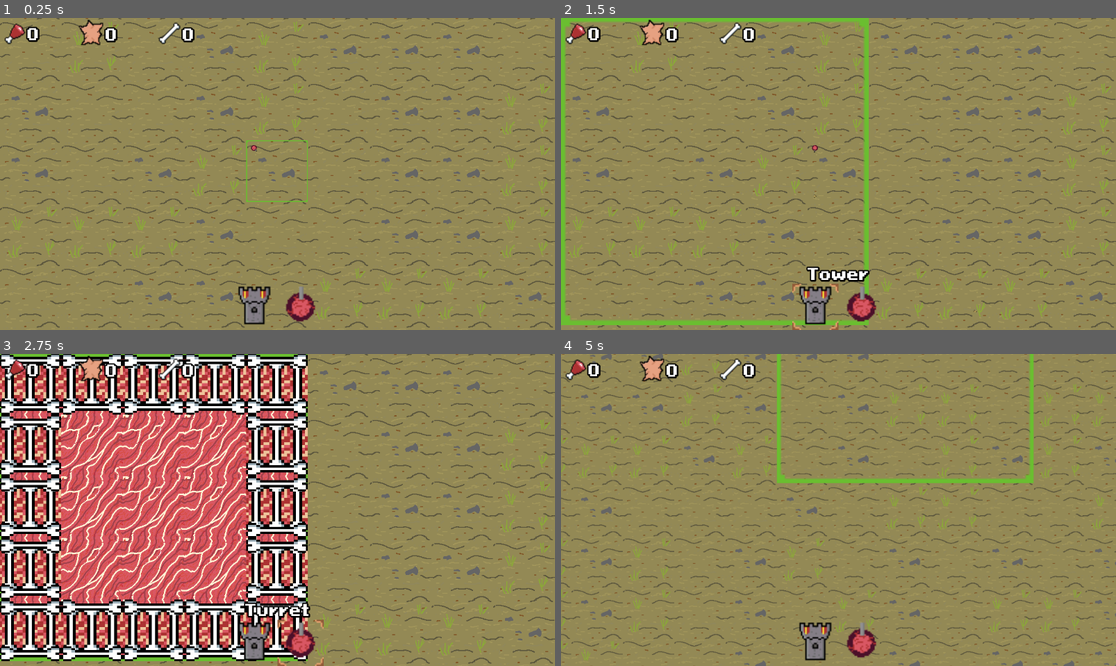
Above: before the commit, frames 1-4 (two rows, left to right).
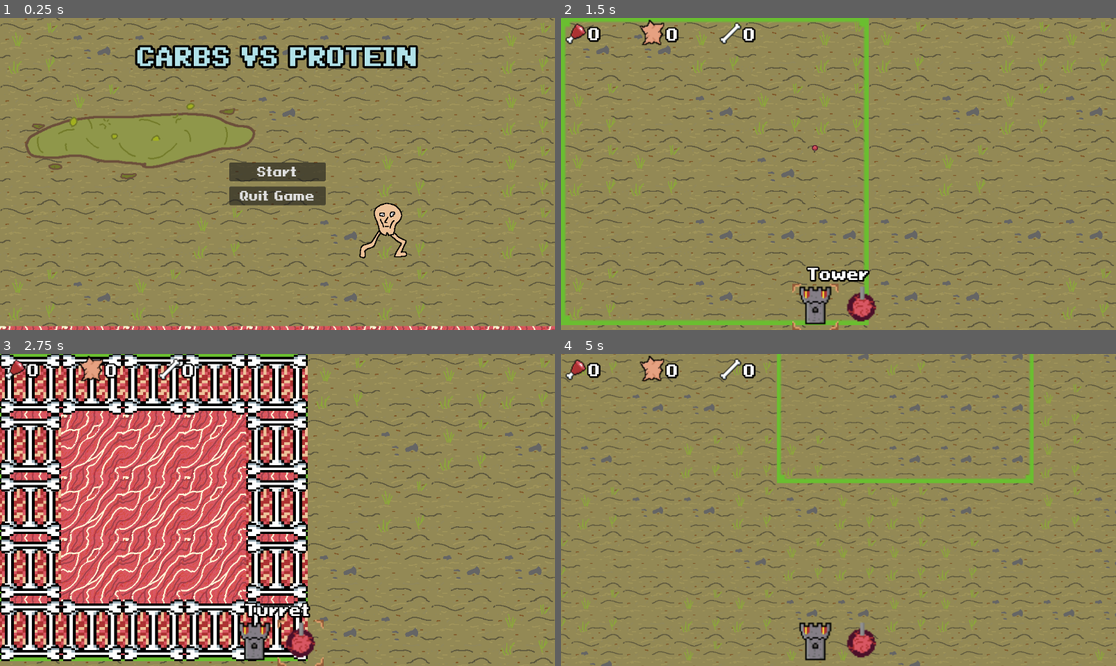
Above: after the commit, the same moments.

Repository: PhilipSBeck/Ludum-Dare-56
Game: Godot game, scene res://Levels/TitleScreen.tscn
The game is run twice, just before and just after one commit, with the same random seed, the same clock (stepped at 60 frames per second) and the same inputs. Before the commit the project starts from res://Levels/main.tscn.
Inputs (mouse positions are in pixels of both pictures, inside the frame that each line leads up to):
- Up to frame 1 (0.25 s): no input
- Up to frame 2 (1.5 s): click (838, 170) at 0.5 s, where only the run after the commit has a clickable "Start"; click (816, 308) at 1.25 s
- Up to frame 3 (2.75 s): click (299, 644) at 2 s
- Up to frame 4 (5 s): tap Enter at 2.75 s; move the mouse to (960, 494) at 2.77 s; hold Right (ui_right) 2.78-3.53 s; tap Mouse wheel down (WheelDown) at 2.85, 4.35 s; move the mouse to (727, 525) at 3.52 s; hold Down (ui_down) 3.53-4.28 s; tap Mouse wheel up (WheelUp) at 3.6 s; move the mouse to (894, 441) at 4.27 s; hold Right (ui_right) from 4.28 s (still down)

The runs differ from the first frame. In frame 1, 20% of the frame differs, in the area x 0-100%, y 0-100%; in frame 2, 3.1%; in frame 3, 1.6%; in frame 4, 2.7%.

Commit message:
Added spawning pool and set starting level to main menu

Diff:
--- a/Levels/TitleScreen.tscn
+++ b/Levels/TitleScreen.tscn
@@ -1,8 +1,10 @@
-[gd_scene load_steps=7 format=4 uid="uid://bedgen3y5e5xh"]
+[gd_scene load_steps=9 format=4 uid="uid://bedgen3y5e5xh"]
 
 [ext_resource type="Texture2D" uid="uid://bsnnnedb70g0f" path="res://Art/Map/Floor/TileSet.png" id="1_ioi34"]
 [ext_resource type="Script" path="res://Scripts/Core/title_screen.gd" id="1_x8bk8"]
 [ext_resource type="PackedScene" uid="uid://c634xgfsl5fmh" path="res://HUD/TitleScreenHud.tscn" id="2_wppsg"]
+[ext_resource type="PackedScene" uid="uid://cm2wx2hxyu6m8" path="res://Unit/Spawners/SpawningPool.tscn" id="4_whn0m"]
+[ext_resource type="PackedScene" uid="uid://dte3uhl6ck5hh" path="res://Unit/Scrote.tscn" id="5_8dhs3"]
 
 [sub_resource type="TileSetAtlasSource" id="TileSetAtlasSource_5n3a6"]
 texture = ExtResource("1_ioi34")
@@ -32,4 +34,10 @@
 
 [node name="TitleScreen" parent="." instance=ExtResource("2_wppsg")]
 
+[node name="SpawningPool" parent="." instance=ExtResource("4_whn0m")]
+position = Vector2(286, 234)
+
+[node name="Scrote" parent="." instance=ExtResource("5_8dhs3")]
+position = Vector2(805, 437)
+
 [connection signal="start_button_pressed" from="TitleScreen" to="." method="_on_title_screen_start_button_pressed"]
--- /dev/null
+++ b/Unit/Spawners/SpawningPool.tscn
@@ -0,0 +1,62 @@
+[gd_scene load_steps=9 format=3 uid="uid://cm2wx2hxyu6m8"]
+
+[ext_resource type="Texture2D" uid="uid://cjgxx85frllxe" path="res://Art/Units/Spawners/SpawningPool-Sheet.png" id="1_b48v8"]
+
+[sub_resource type="AtlasTexture" id="AtlasTexture_o6j0b"]
+atlas = ExtResource("1_b48v8")
+region = Rect2(0, 0, 512, 256)
+
+[sub_resource type="AtlasTexture" id="AtlasTexture_cxy33"]
+atlas = ExtResource("1_b48v8")
+region = Rect2(512, 0, 512, 256)
+
+[sub_resource type="AtlasTexture" id="AtlasTexture_6kmpo"]
+atlas = ExtResource("1_b48v8")
+region = Rect2(1024, 0, 512, 256)
+
+[sub_resource type="AtlasTexture" id="AtlasTexture_osman"]
+atlas = ExtResource("1_b48v8")
+region = Rect2(1536, 0, 512, 256)
+
+[sub_resource type="AtlasTexture" id="AtlasTexture_iprs5"]
+atlas = ExtResource("1_b48v8")
+region = Rect2(2048, 0, 512, 256)
+
+[sub_resource type="SpriteFrames" id="SpriteFrames_y6ryw"]
+animations = [{
+"frames": [{
+"duration": 1.0,
+"texture": SubResource("AtlasTexture_o6j0b")
+}, {
+"duration": 1.0,
+"texture": SubResource("AtlasTexture_cxy33")
+}, {
+"duration": 1.0,
+"texture": SubResource("AtlasTexture_6kmpo")
+}, {
+"duration": 1.0,
+"texture": SubResource("AtlasTexture_osman")
+}, {
+"duration": 1.0,
+"texture": SubResource("AtlasTexture_iprs5")
+}],
+"loop": true,
+"name": &"default",
+"speed": 8.0
+}]
+
+[sub_resource type="CircleShape2D" id="CircleShape2D_wi3b7"]
+
+[node name="SpawningPool" type="Area2D"]
+scale = Vector2(0.977907, 0.991403)
+
+[node name="AnimatedSprite2D" type="AnimatedSprite2D" parent="."]
+sprite_frames = SubResource("SpriteFrames_y6ryw")
+autoplay = "default"
+frame_progress = 0.618612
+
+[node name="CollisionShape2D" type="CollisionShape2D" parent="."]
+position = Vector2(0, 19)
+scale = Vector2(29.4884, 7.44486)
+shape = SubResource("CircleShape2D_wi3b7")
+disabled = true
--- a/project.godot
+++ b/project.godot
@@ -11,7 +11,7 @@
 [application]
 
 config/name="Ludum Dare 56"
-run/main_scene="res://Levels/main.tscn"
+run/main_scene="res://Levels/TitleScreen.tscn"
 config/features=PackedStringArray("4.3", "GL Compatibility")
 config/icon="res://icon.svg"
 
Binary file added: Art/Units/Spawners/SpawningPool-Sheet.png
Not shown, added: Art/Units/Spawners/SpawningPool-Sheet.png.import
